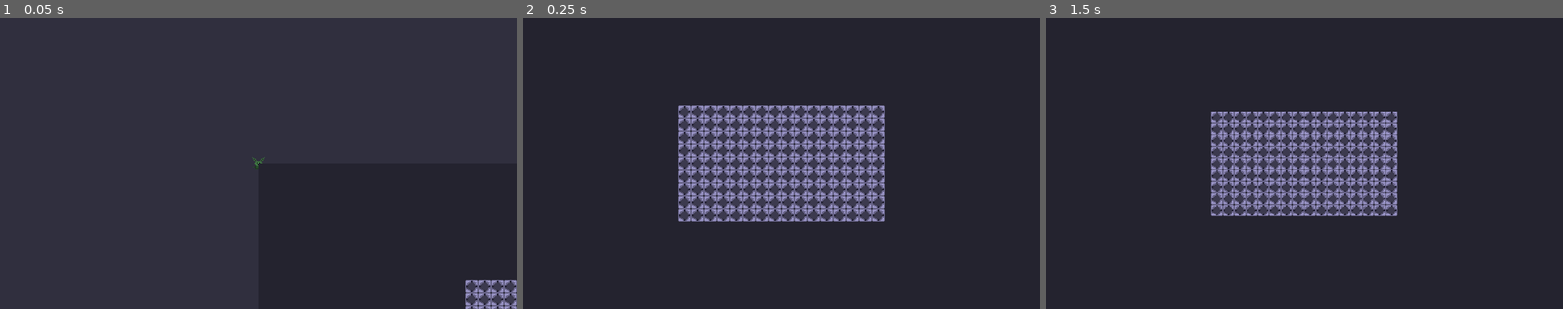
Above: before the commit, frames 1-3 (left to right).
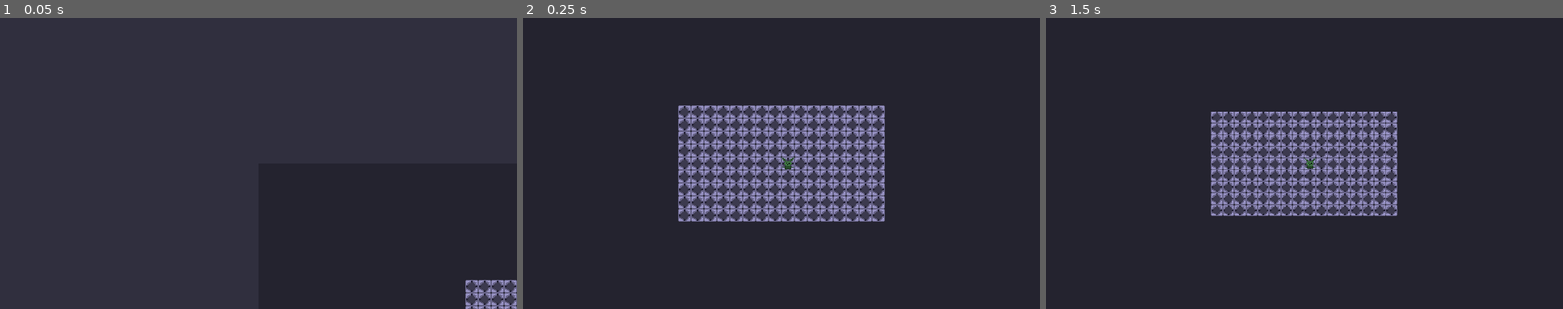
Above: after the commit, the same moments.

Repository: FVT34U/grinding_rooms
Game: Godot game, scene res://map/game_map.tscn
The game is run twice, just before and just after one commit, with the same random seed, the same clock (stepped at 60 frames per second) and the same inputs.
Inputs (mouse positions are in pixels of both pictures, inside the frame that each line leads up to):
- Up to frame 1 (0.05 s): no input
- Up to frame 2 (0.25 s): no input
- Up to frame 3 (1.5 s): tap Enter at 0.5 s; move the mouse to (1418, 148) at 0.52 s; tap Middle mouse button (middle_mouse) at 0.6 s; click (1418, 148) at 0.67 s; tap Space at 1.25 s; move the mouse to (1201, 178) at 1.27 s; tap Mouse wheel down (scroll_down) at 1.35 s; click (1201, 178) at 1.42 s

The runs differ from the first frame. In frame 1, less than 0.1% of the frame differs, in the area x 48-52%, y 47-53%; in frame 2, less than 0.1%, in the area x 50-53%, y 47-53%; in frame 3, less than 0.1%.

Commit message:
start work on player moving by astar, some work on stats

Diff:
--- /dev/null
+++ b/globals/astar_pathfinding.gd
@@ -0,0 +1,35 @@
+extends Node
+class_name AStarPathfinding
+
+var astar = AStar2D.new()
+var walkable_tilemap_layer: TileMapLayer = null
+
+var _neighbours = [Vector2.UP, Vector2.DOWN, Vector2.LEFT, Vector2.RIGHT]
+
+
+func setup_astar(tm_layer: TileMapLayer):
+	walkable_tilemap_layer = tm_layer
+	var idx = 0
+	for tile_position in walkable_tilemap_layer.get_used_cells():
+		astar.add_point(idx, tile_position)
+		idx += 1
+
+
+	for i in range(0, astar.get_point_count()):
+		var point = astar.get_point_position(i)
+		for n in _neighbours:
+			var cl_p = astar.get_closest_point(point + n)
+			if i != cl_p:
+				astar.connect_points(i, cl_p)
+
+
+func get_astar_path(start: Vector2, end: Vector2) -> Array[Vector2]:
+	var s = astar.get_closest_point(walkable_tilemap_layer.local_to_map(start))
+	var e = astar.get_closest_point(walkable_tilemap_layer.local_to_map(end))
+
+	var path_position: Array[Vector2] = []
+
+	for point in astar.get_point_path(s, e):
+		path_position.append(walkable_tilemap_layer.map_to_local(point))
+
+	return path_position
--- a/map/game_manager.gd
+++ b/map/game_manager.gd
@@ -1,17 +1,23 @@
 class_name GameManager extends Node2D
+
+@export var player_scene: PackedScene
+var player: Player
 
 var current_room: BaseRoom
 var room_counter := 0
+
+@onready var astar: AStarPathfinding = AStarPathfinding.new()
 
 
 func get_room_center_coords() -> Vector2:
 	return current_room.get_room_center_coords()
 
+func get_room_center_cell_coords() -> Vector2:
+	return current_room.get_room_center_cell_coords()
+
 
 func _ready() -> void:
-	var rng = RandomNumberGenerator.new()
-	if Globals.rng_seed != "default":
-		rng.seed = hash(Globals.rng_seed)
+	var rng = Globals.get_rng()
 
 	var room = RectRoom.new(48, 27)
 	room.name = "Room_%s" % [room_counter]
@@ -22,6 +28,12 @@
 	current_room = room
 	room_counter += 1
 
+	astar.setup_astar(room)
+
+	player = player_scene.instantiate()
+	player.position = get_room_center_cell_coords()
+	add_child(player)
+
 
 func _process(_delta: float) -> void:
 	pass
--- a/map/game_map.tscn
+++ b/map/game_map.tscn
@@ -6,9 +6,7 @@
 
 [node name="GameMap" type="Node2D"]
 script = ExtResource("1_f2kjn")
+player_scene = ExtResource("3_0dvof")
 
 [node name="Camera2D" type="Camera2D" parent="."]
 script = ExtResource("2_lhyto")
-
-[node name="Player" parent="." instance=ExtResource("3_0dvof")]
-motion_mode = 1
--- a/player/player.gd
+++ b/player/player.gd
@@ -8,6 +8,10 @@
 
 @export
 var player_inventory: InventoryComponent
+
+@onready var game_manager: GameManager = get_parent()
+
+var path: Array[Vector2] = []
 
 
 func _ready():
@@ -28,3 +32,8 @@
 
 	player_inventory.remove_item(player_inventory._inventory_list[0])
 	print(player_stats.get_stats_dict())
+
+
+func _input(event):
+	if event is InputEventMouseButton and event.pressed:
+		path = game_manager.astar.get_astar_path(position, event.position)
--- a/player/player.tscn
+++ b/player/player.tscn
@@ -26,7 +26,7 @@
 stats_component = NodePath("../StatsComponent")
 metadata/_custom_type_script = "uid://6eva2l6xiilt"
 
-[node name="Sprite2D" type="Sprite2D" parent="."]
+[node name="PlayerSprite" type="Sprite2D" parent="."]
 texture = ExtResource("2_rkbax")
 
 [node name="CollisionShape2D" type="CollisionShape2D" parent="."]
--- a/project.godot
+++ b/project.godot
@@ -43,6 +43,11 @@
 "events": [Object(InputEventMouseButton,"resource_local_to_scene":false,"resource_name":"","device":-1,"window_id":0,"a …(258 unchanged characters)…
 ]
 }
+left_click={
+"deadzone": 0.2,
+"events": [Object(InputEventMouseButton,"resource_local_to_scene":false,"resource_name":"","device":-1,"window_id":0,"alt_pressed":false,"shift_pressed":false,"ctrl_pressed":false,"meta_pressed":false,"button_mask":1,"position":Vector2(93, 14),"global_position":Vector2(102, 62),"factor":1.0,"button_index":1,"canceled":false,"pressed":true,"double_click":false,"script":null)
+]
+}
 
 [rendering]
 
--- a/rooms/base_room/base_room.gd
+++ b/rooms/base_room/base_room.gd
@@ -26,3 +26,7 @@
 	var y = float(self.height) / 2 * Globals.sprites_pixel_size
 
 	return Vector2(x, y)
+
+
+func get_room_center_cell_coords() -> Vector2:
+	return map_to_local(local_to_map(get_room_center_coords()))
Not shown, added: globals/astar_pathfinding.gd.uid
